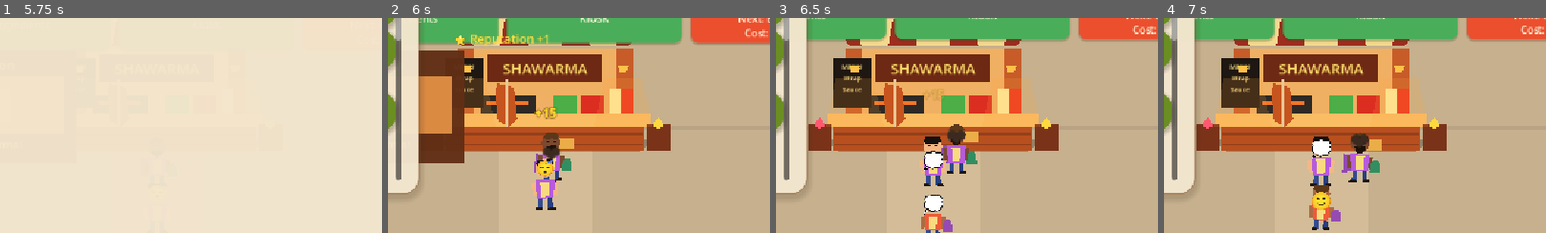
Above: before the commit, frames 1-4 (left to right).
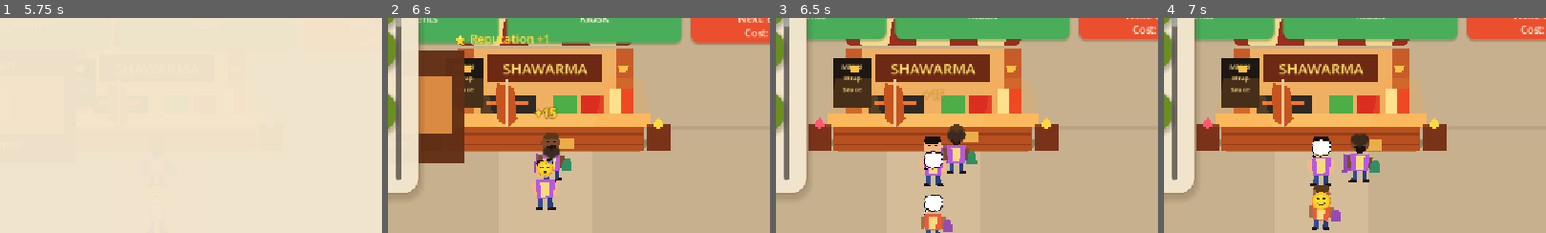
Above: after the commit, the same moments.

Repository: pyto159/ShawarmaEmpire
Game: Godot game, scene res://Scenes/MainMenu.tscn
The game is run twice, just before and just after one commit, with the same random seed, the same clock (stepped at 60 frames per second) and the same inputs.
Inputs:
- Up to frame 1 (5.75 s): click "🆕 New Game" at 0.5 s; click "Lv. 1 • Basic Grill Next: Bet…" at 1.25 s; click "Lv. 1 • Basic Grill Next: Bet…" at 2 s; click "Prepare" at 2.75 s; click "Recipes" at 3.5 s; click "Ingredients" at 4.25 s; click "KIOSK" at 5 s
- Up to frame 2 (6 s): click "DEV" at 5.75 s
- Up to frame 3 (6.5 s): no input
- Up to frame 4 (7 s): click "Level 2" at 6.5 s
The pictures show only the part of the screen within x 35-85%, y 30-80%; the shares and areas given below are measured in that part.

Frame 1 is identical in both runs. In frame 2, 0.1% of the frame differs, in the area x 2-4%, y 3-11%; in frame 3, 0.1%; in frame 4, 0.1%.

Commit message:
SPRINT-11 add Better Lighting kiosk upgrade

Diff:
--- a/shawarma-empire/Managers/KioskUpgradeManager.gd
+++ b/shawarma-empire/Managers/KioskUpgradeManager.gd
@@ -5,6 +5,7 @@
 
 const BETTER_COUNTER_ID: StringName = &"better_counter"
 const NEW_SIGN_ID: StringName = &"new_sign"
+const BETTER_LIGHTING_ID: StringName = &"better_lighting"
 const DEFAULT_UPGRADE_LEVEL: int = 1
 
 var upgrade_levels: Dictionary = {}
@@ -61,6 +62,11 @@
 	return get_upgrade_effect(NEW_SIGN_ID)
 
 
+func get_rare_order_chance_multiplier() -> float:
+	# This shared lighting effect can also scale VIP chance when VIP customers are added.
+	return get_upgrade_effect(BETTER_LIGHTING_ID)
+
+
 func set_upgrade_level_for_testing(upgrade_id: StringName, level: int) -> void:
 	if not GameManager.economy_config.has_kiosk_upgrade(upgrade_id):
 		return
--- a/shawarma-empire/Resources/Economy/EconomyConfig.tres
+++ b/shawarma-empire/Resources/Economy/EconomyConfig.tres
@@ -85,6 +85,16 @@
 4: {"cost": 3600, "effect": 0.78},
 5: {"cost": 9000, "effect": 0.68}
 }
+},
+&"better_lighting": {
+"display_name": "Better Lighting",
+"levels": {
+1: {"cost": 0, "effect": 1.00},
+2: {"cost": 600, "effect": 1.15},
+3: {"cost": 1800, "effect": 1.35},
+4: {"cost": 4800, "effect": 1.65},
+5: {"cost": 12000, "effect": 2.00}
+}
 }
 }
 future_employee_costs = {}
--- a/shawarma-empire/Scripts/Economy/EconomyConfig.gd
+++ b/shawarma-empire/Scripts/Economy/EconomyConfig.gd
@@ -84,6 +84,14 @@
 			5: {"cost": 9000, "effect": 0.68},
 		},
 	},
+	&"better_lighting": {
+		"display_name": "Better Lighting",
+		"levels": {
+			1: {"cost": 0, "effect": 1.00}, 2: {"cost": 600, "effect": 1.15},
+			3: {"cost": 1800, "effect": 1.35}, 4: {"cost": 4800, "effect": 1.65},
+			5: {"cost": 12000, "effect": 2.00},
+		},
+	},
 }
 
 @export var grill_levels: Dictionary = {}
--- a/shawarma-empire/Scripts/Orders/OrderGenerator.gd
+++ b/shawarma-empire/Scripts/Orders/OrderGenerator.gd
@@ -20,7 +20,9 @@
 
 	var recipe_index: int = randi_range(0, recipe_options.size() - 1)
 	var selected_recipe: Recipe = recipe_options[recipe_index]
-	var rare_order_chance: float = DEFAULT_RARE_ORDER_CHANCE + ReputationManager.get_rare_order_chance_bonus()
+	var base_rare_order_chance: float = DEFAULT_RARE_ORDER_CHANCE + ReputationManager.get_rare_order_chance_bonus()
+	# Always scale the current base chance once, then clamp it to a valid probability.
+	var rare_order_chance: float = clampf(base_rare_order_chance * KioskUpgradeManager.get_rare_order_chance_multiplier(), 0.0, 1.0)
 	var is_rare_order: bool = randf() < rare_order_chance
 	var reward_multiplier: float = RARE_ORDER_REWARD_MULTIPLIER if is_rare_order else Order.DEFAULT_REWARD_MULTIPLIER
 	var bonus_label: String = RARE_ORDER_BONUS_LABEL if is_rare_order else Order.EMPTY_BONUS_LABEL
--- a/shawarma-empire/Scripts/UI/GameHUD.gd
+++ b/shawarma-empire/Scripts/UI/GameHUD.gd
@@ -450,6 +450,16 @@
 		_create_dev_button("Level 4", _on_dev_set_sign_level_pressed.bind(4)),
 		_create_dev_button("Level 5", _on_dev_set_sign_level_pressed.bind(5)),
 	]))
+	content.add_child(_create_dev_section_label("Better Lighting"))
+	content.add_child(_create_dev_button_row([
+		_create_dev_button("Level 1", _on_dev_set_lighting_level_pressed.bind(1)),
+		_create_dev_button("Level 2", _on_dev_set_lighting_level_pressed.bind(2)),
+		_create_dev_button("Level 3", _on_dev_set_lighting_level_pressed.bind(3)),
+	]))
+	content.add_child(_create_dev_button_row([
+		_create_dev_button("Level 4", _on_dev_set_lighting_level_pressed.bind(4)),
+		_create_dev_button("Level 5", _on_dev_set_lighting_level_pressed.bind(5)),
+	]))
 	content.add_child(_create_dev_section_label("Reputation"))
 	content.add_child(_create_dev_button_row([
 		_create_dev_button("+25", _on_dev_add_reputation_pressed.bind(25)),
@@ -627,6 +637,7 @@
 	_clear_rows(rows)
 	rows.add_child(_create_kiosk_upgrade_row(KioskUpgradeManager.BETTER_COUNTER_ID))
 	rows.add_child(_create_kiosk_upgrade_row(KioskUpgradeManager.NEW_SIGN_ID))
+	rows.add_child(_create_kiosk_upgrade_row(KioskUpgradeManager.BETTER_LIGHTING_ID))
 
 
 func _create_business_section_label(text: String) -> Label:
@@ -675,6 +686,8 @@
 func _get_kiosk_upgrade_effect_text(upgrade_id: StringName, bonus_percent: int) -> String:
 	if upgrade_id == KioskUpgradeManager.NEW_SIGN_ID:
 		return "Customer arrival speed: +%d%%" % bonus_percent
+	if upgrade_id == KioskUpgradeManager.BETTER_LIGHTING_ID:
+		return "Rare order chance: +%d%%" % bonus_percent
 	return "Order income: +%d%%" % bonus_percent
 
 
@@ -829,6 +842,13 @@
 func _on_dev_set_sign_level_pressed(level: int) -> void:
 	AudioManager.play_button()
 	KioskUpgradeManager.set_upgrade_level_for_testing(KioskUpgradeManager.NEW_SIGN_ID, level)
+	AudioManager.play_upgrade()
+	_update_display()
+
+
+func _on_dev_set_lighting_level_pressed(level: int) -> void:
+	AudioManager.play_button()
+	KioskUpgradeManager.set_upgrade_level_for_testing(KioskUpgradeManager.BETTER_LIGHTING_ID, level)
 	AudioManager.play_upgrade()
 	_update_display()
 
Not shown, changed: Docs/GAME_DESIGN.md
Not shown, changed: Docs/TECHNICAL.md
